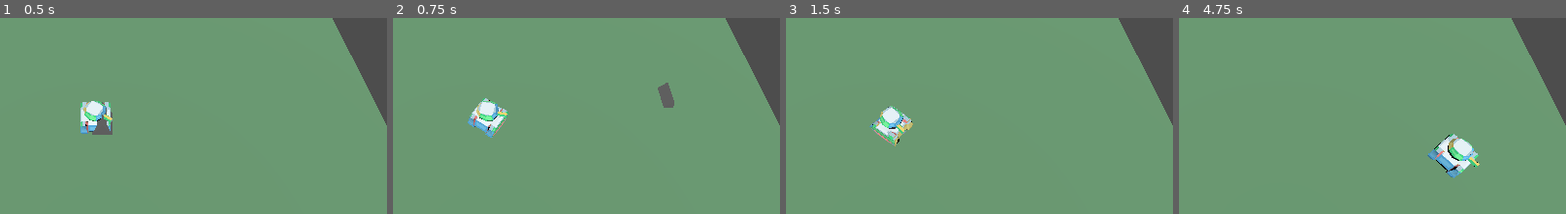
Above: before the commit, frames 1-4 (left to right).
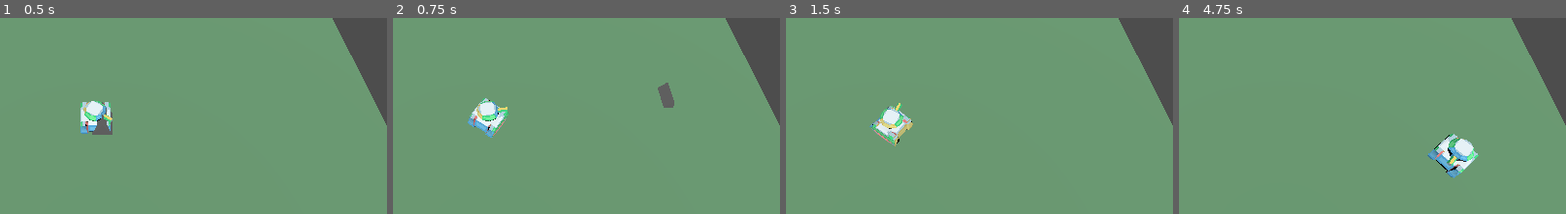
Above: after the commit, the same moments.

Repository: Skeleray/Tonks
Game: Godot game, scene res://MainTestScene.tscn
Two runs of this game, one before a commit and one after it. Both use one fixed random seed, a clock stepped at 60 frames per second and the inputs below.
Inputs (mouse positions are % of the whole screen's width and height, from its top left):
- Up to frame 1 (0.5 s): no input
- Up to frame 2 (0.75 s): tap Enter at 0.5 s; move the mouse to (72, 39) at 0.52 s; hold D (right) from 0.53 s (still down)
- Up to frame 3 (1.5 s): move the mouse to (30, 50) at 1.27 s; release D (right) at 1.28 s; hold S (backward) from 1.28 s (still down)
- Up to frame 4 (4.75 s): move the mouse to (60, 21) at 2.02 s; release S (backward) at 2.03 s; hold D (right) 2.03-2.78 s; move the mouse to (45, 67) at 2.77 s; hold W (forward) 2.78-3.53 s; move the mouse to (80, 61) at 3.52 s; hold A (left) from 3.53 s (still down); move the mouse to (20, 28) at 4.27 s
The pictures show only the part of the screen within x 37-87%, y 19-69%; the shares and areas given below are measured in that part.

Frame 1 is identical in both runs. In frame 2, 0.3% of the frame differs, in the area x 21-30%, y 42-53%; in frame 3, 0.4%; in frame 4, 0.5%, in the area x 69-78%, y 61-77%.

Commit message:
fixed so the cannon tower isn't a child to the body

Diff:
--- a/Character/Player.tscn
+++ b/Character/Player.tscn
@@ -20,15 +20,15 @@
 
 [node name="Body" type="Node3D" parent="CollisionShape3D"]
 
-[node name="TankHead" parent="CollisionShape3D/Body" node_paths=PackedStringArray("mesh") instance=ExtResource("2_4j75f")]
+[node name="TonkBody" parent="CollisionShape3D/Body" instance=ExtResource("2_nps53")]
+transform = Transform3D(-1, 0, 8.74228e-08, 0, 1, 0, -8.74228e-08, 0, -1, 0, -0.251165, 0)
+
+[node name="TankHead" parent="CollisionShape3D" node_paths=PackedStringArray("mesh") instance=ExtResource("2_4j75f")]
 transform = Transform3D(0.719909, 0, 0, 0, 0.761143, 0, 0, 0, 0.846271, 0, 0.265383, 0)
 rotation_speed = 4.0
-mesh = NodePath("../../../MeshInstance3D")
-
-[node name="TonkBody" parent="CollisionShape3D/Body" instance=ExtResource("2_nps53")]
-transform = Transform3D(-1, 0, 8.74228e-08, 0, 1, 0, -8.74228e-08, 0, -1, 0, -0.251165, 0)
+mesh = NodePath("../../MeshInstance3D")
 
 [node name="MeshInstance3D" type="MeshInstance3D" parent="."]
 transform = Transform3D(0.719909, 0, 0, 0, 0.761143, 0, 0, 0, 0.846271, 0, 0.515566, 0)
 mesh = SubResource("PrismMesh_wveib")
-skeleton = NodePath("../CollisionShape3D/Body/TankHead")
+skeleton = NodePath("../CollisionShape3D/TankHead")
